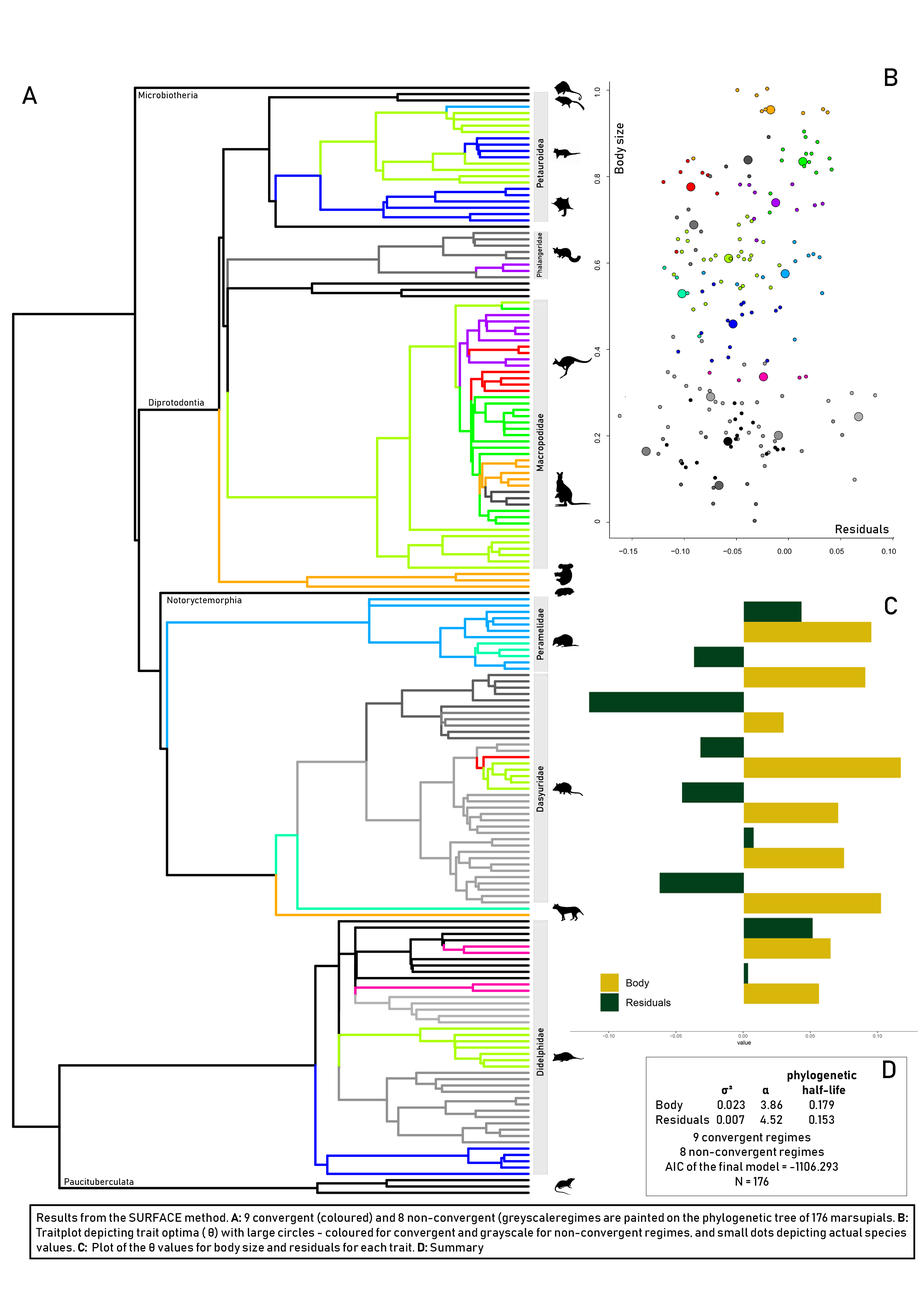
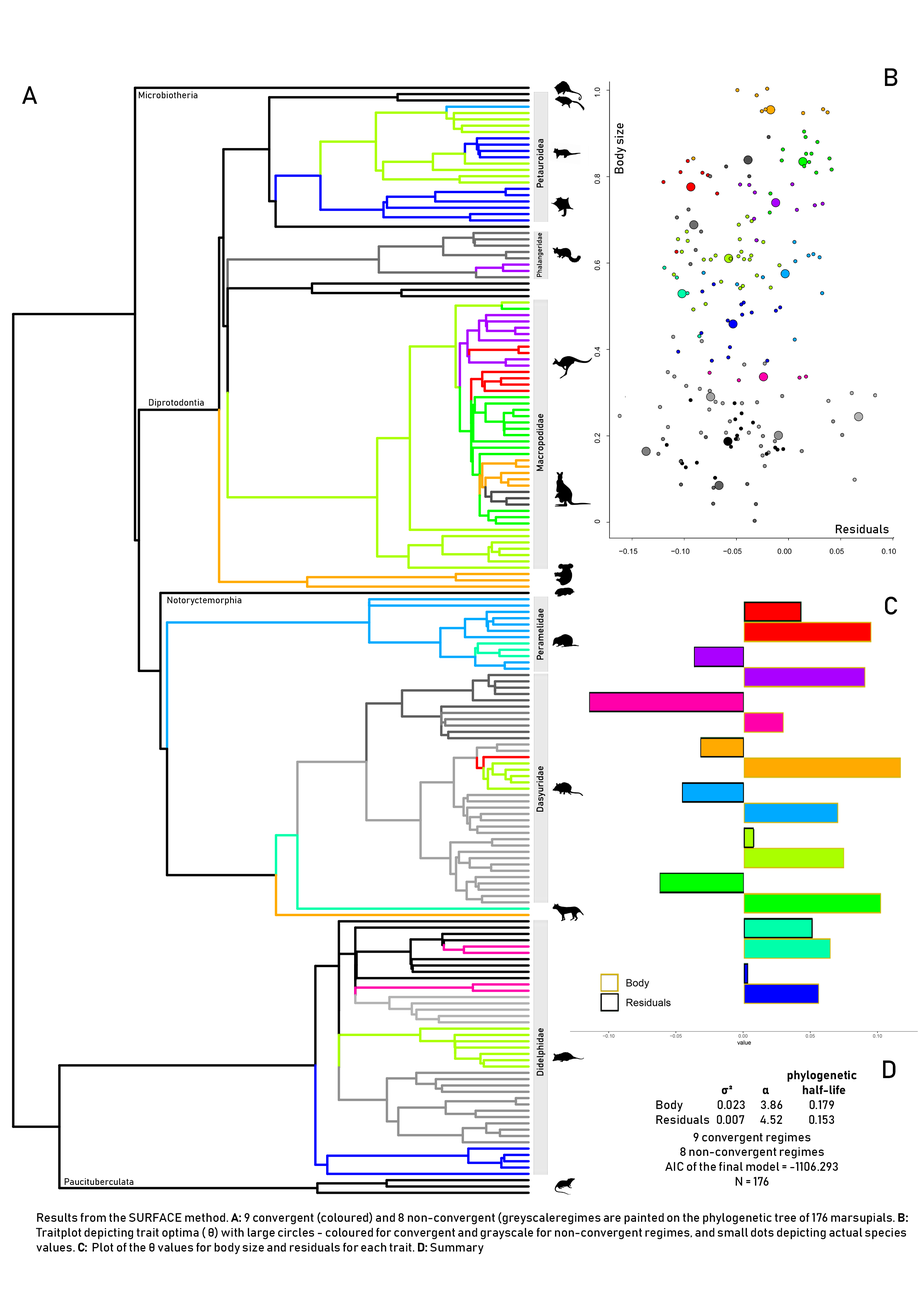
Layer changes from the first 923x1304 image to the second:
moved "Rectangle 2" above "Rectangle 1", painted on it over <box>601,975,907,1197</box>
moved "Rectangle 1" above "Layer 10", painted on it over <box>29,994,915,1260</box>
painted on "Layer 10" over <box>600,993,619,1012</box>
painted on "Layer 9" over <box>589,602,900,1004</box>
